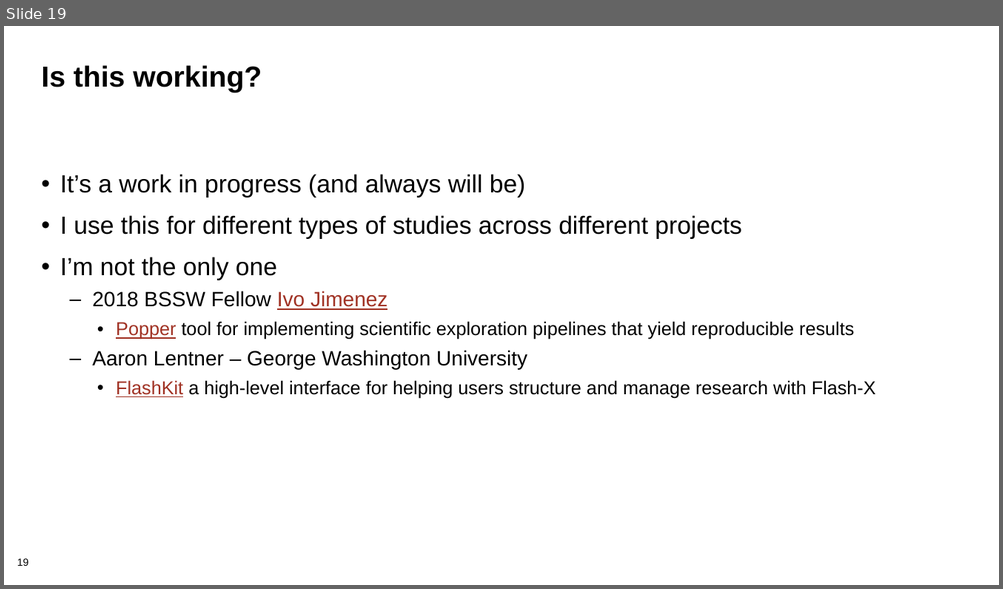
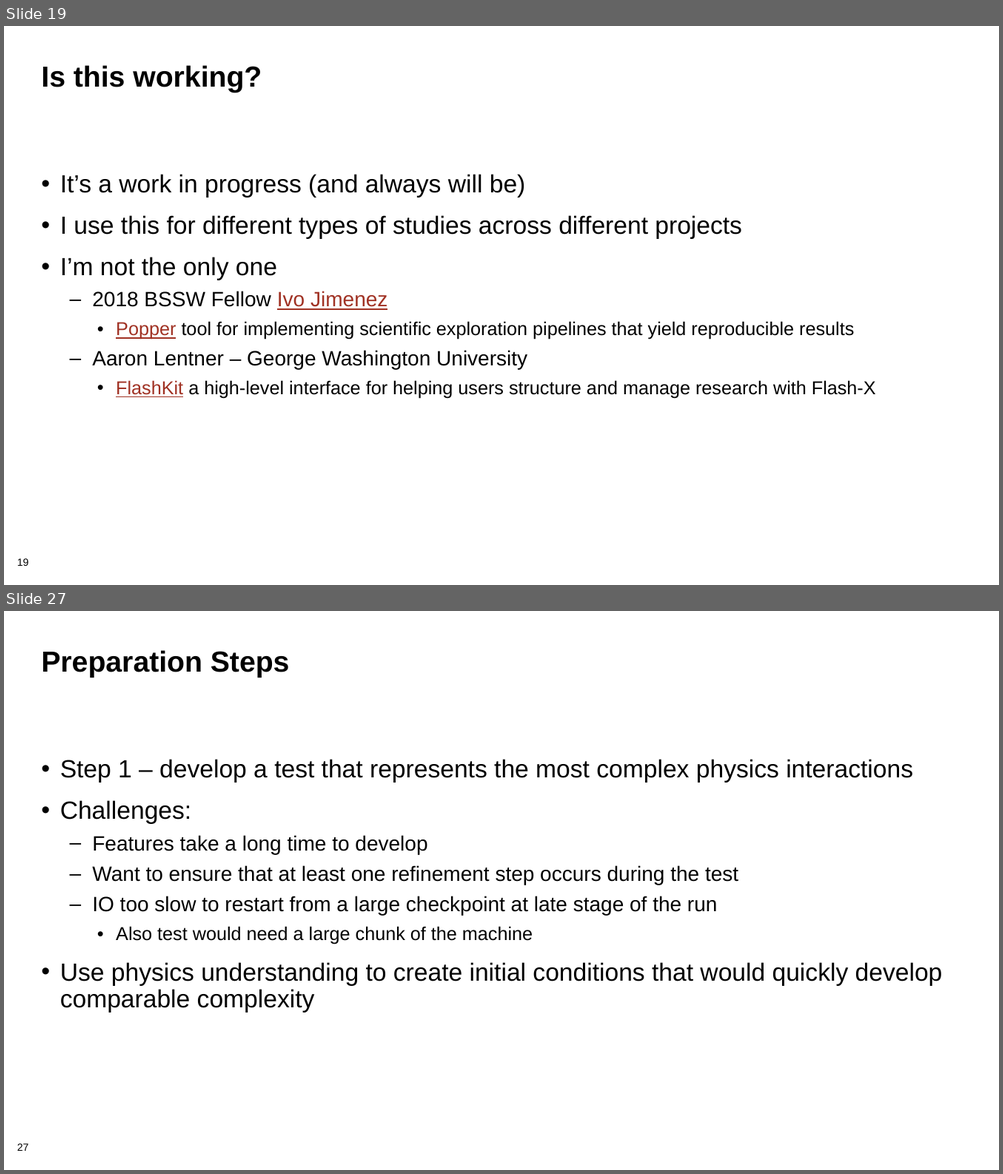
Before and after one commit to bssw-tutorial/presentations, a slide deck: computational-expts.pptx. Shown one above the other, each under a label of ours: slide 19 before the commit, slides 19 and 27 after it; the slides between them are not shown. The pictures are 1003x589 and 1003x1174 pixels, drawn with LibreOffice and Linux fonts; fonts in the diff are those of the drawing; background and template pictures are left out. Boxes give left, top, right and bottom in pixels: in the first picture for what was removed or moved away, otherwise in the second. Text is boxed around its words. In the diff, an @@ line names an element or a change of style, - is before the commit and + after.

```diff
--- a/computational-expts.pptx
+++ b/computational-expts.pptx
@@ slide 27 added at [4, 611, 999, 1170], background #FFFFFF; not listed: 1 template element that a slide beside it also shows @@
@@ title added at [41, 650, 290, 678], 28 pt, text #000000, bold @@
+Preparation Steps
@@ text added at [60, 759, 942, 1013], 24 pt, text #000000 @@
+• Step 1 – develop a test that represents the most complex physics interactions
+• Challenges:
+  – Features take a long time to develop
+  – Want to ensure that at least one refinement step occurs during the test
+  – IO too slow to restart from a large checkpoint at late stage of the run
+    • Also test would need a large chunk of the machine
+• Use physics understanding to create initial conditions that would quickly develop comparable complexity
```
Also in this commit, not shown: 2 slides changed, 11 other slides added, 1 slide removed.
